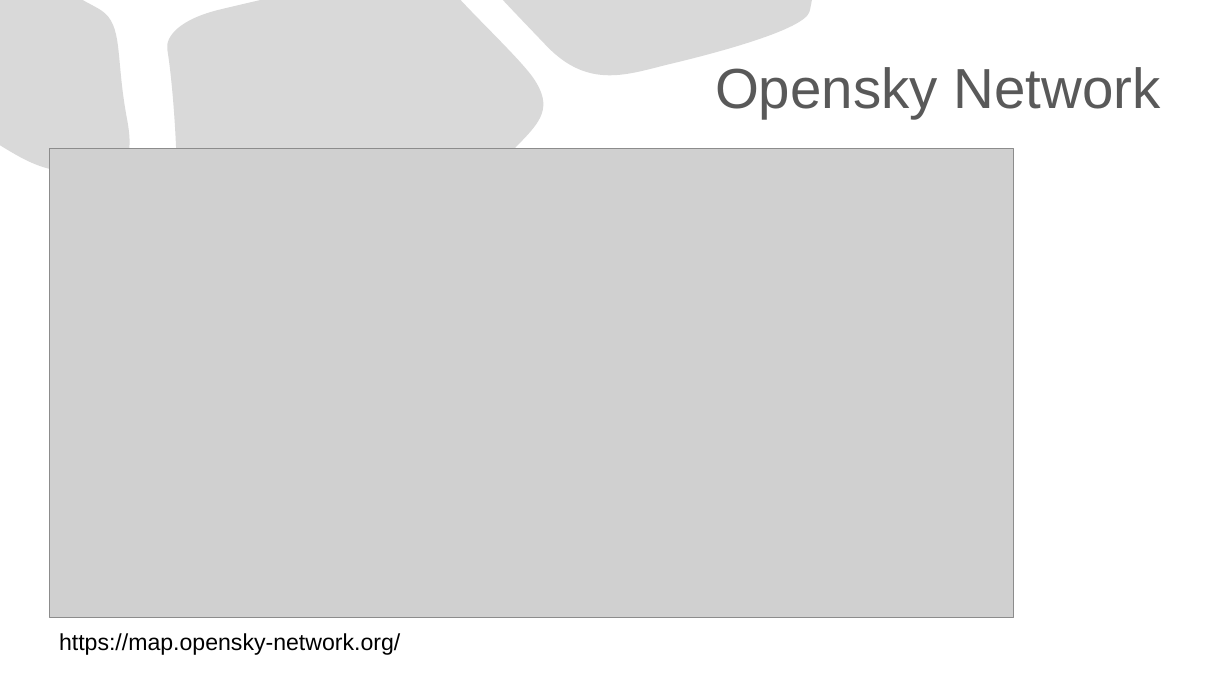
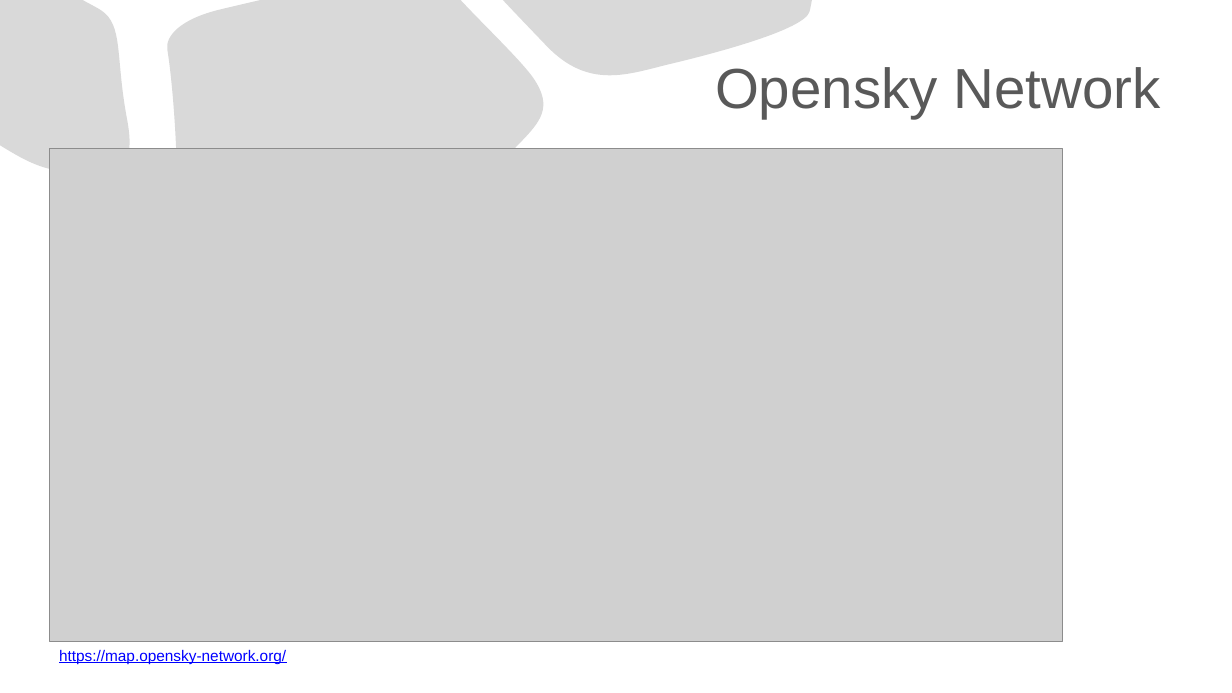
Before and after one commit to jendralhxr/bigdata, a slide deck: slide 3 of case_opensky.pptx. Drawn at 1232x693 pixels with LibreOffice and Linux fonts; fonts in the diff are those of the drawing; grey boxes stand for pictures. Boxes give left, top, right and bottom in pixels: in the first picture for what was removed or moved away, otherwise in the second. Text is boxed around its words. In the diff, an @@ line names an element or a change of style, - is before the commit and + after.

```diff
--- a/case_opensky.pptx
+++ b/case_opensky.pptx
@@ picture: place and size @@
-picture at [50, 149, 1014, 618]
+picture at [50, 149, 1062, 641]
@@ text "https://map.opensky-network.org/": place and size @@
-text "https://map.opensky-network.org/" at [59, 633, 400, 655]
+text "https://map.opensky-network.org/" at [59, 650, 286, 664]
@@ text "https://map.opensky-network.org/" at [59, 650, 286, 664]: size 18 to 12 pt, text colour #000000 to #0000FF, underline on @@
```
Also in this commit, not shown: 3 other slides changed, 4 slides added, 1 slide removed.
